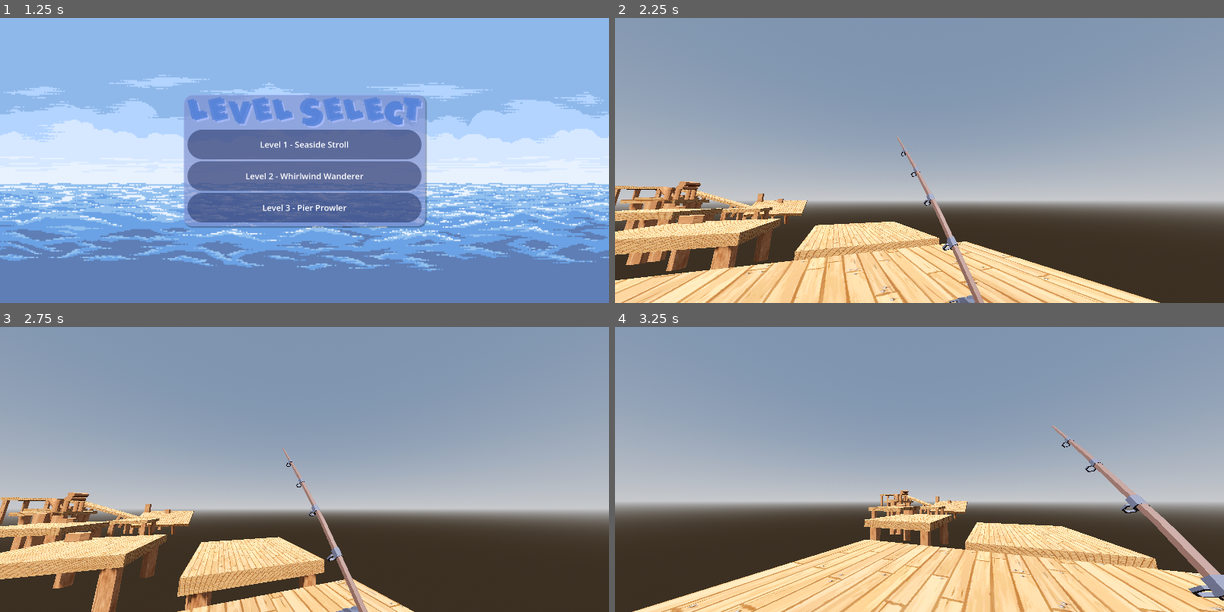
Above: before the commit, frames 1-4 (two rows, left to right).
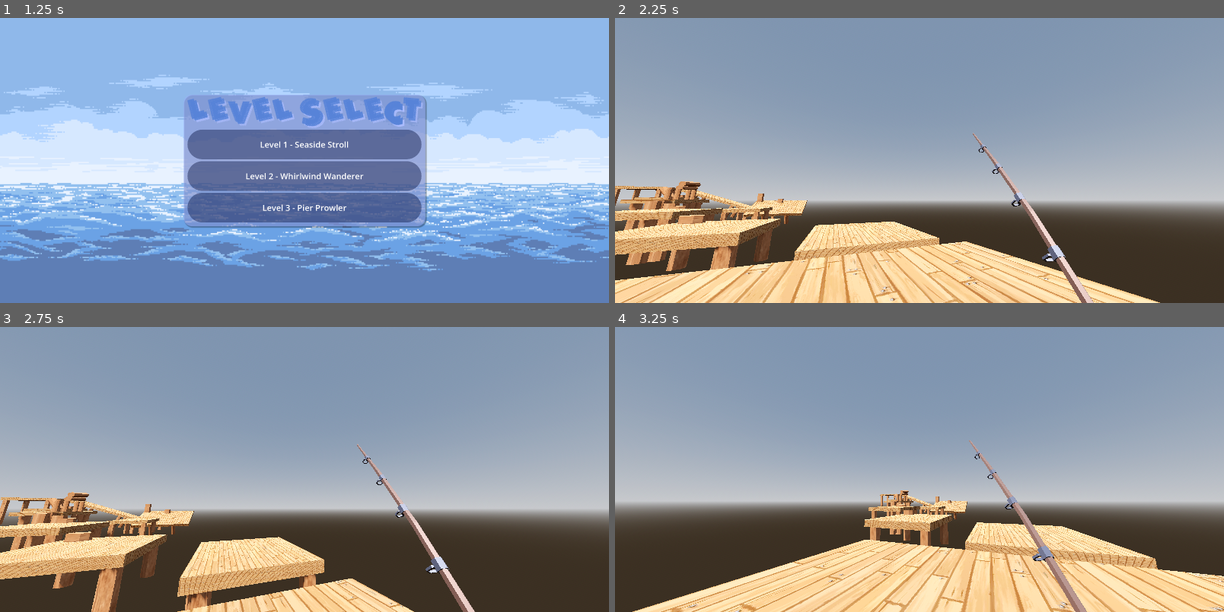
Above: after the commit, the same moments.

Repository: JSAllred-ksu/Hack2023
Game: Godot game, scene res://main_menu.tscn
Same seed, same stepped clock (60 frames per second), same inputs: the game is played once before the commit and once after it.
Inputs (mouse positions are in pixels of both pictures, inside the frame that each line leads up to):
- Up to frame 1 (1.25 s): click "Level Select" at 0.5 s
- Up to frame 2 (2.25 s): click "Level 2 - Whirlwind Wanderer" at 1.25 s; tap Enter (ui_accept) at 2 s; move the mouse to (949, 160) at 2.02 s; hold Up (ui_up) from 2.03 s (still down); hold Shift (sprint) from 2.03 s (still down)
- Up to frame 3 (2.75 s): keep holding Up (ui_up); keep holding Shift (sprint); tap Space (jump) at 2.27 s
- Up to frame 4 (3.25 s): keep holding Up (ui_up); move the mouse to (889, 469) at 2.77 s; release Shift (sprint) at 2.78 s; tap Shift (sprint) at 2.85 s; tap Space (jump) at 3.02 s

Frame 1 is identical in both runs. In frame 2, 1.6% of the frame differs, in the area x 46-79%, y 40-100%; in frame 3, 1.5%; in frame 4, 2.4%, in the area x 58-100%, y 34-100%.

Commit message:
fixed level two rod rotation binding :3

Diff:
--- a/level2.tscn
+++ b/level2.tscn
@@ -12,10 +12,10 @@
 [node name="MeshInstance3D" parent="Player" index="0"]
 transform = Transform3D(1, 0, 0, 0, 1, 0, 0, 0, 1, -0.0440962, -0.0929575, -0.042698)
 
-[node name="Rod" parent="Player" index="3" instance=ExtResource("2_hebqr")]
-transform = Transform3D(-0.237983, 0.00999095, -0.075924, -0.0421107, 0.189949, 0.156991, 0.0639607, 0.162233, -0.179135, -0.582595, 0.275909, 0.55954)
-
-[node name="CollisionShape3D" type="CollisionShape3D" parent="Player/Rod" index="1"]
+[node name="Rod" parent="Player/Head" index="1" instance=ExtResource("2_hebqr")]
+transform = Transform3D(0.237983, -0.00999094, 0.075924, -0.0421107, 0.189949, 0.156991, -0.0639607, -0.162233, 0.179135, 0.582595, -0.377305, -0.55954)
+
+[node name="CollisionShape3D" type="CollisionShape3D" parent="Player/Head/Rod" index="1"]
 transform = Transform3D(0.25, 0, 0, 0, 0.25, 0, 0, 0, 0.25, 0, 0, 0)
 shape = SubResource("CapsuleShape3D_26q1l")
 
